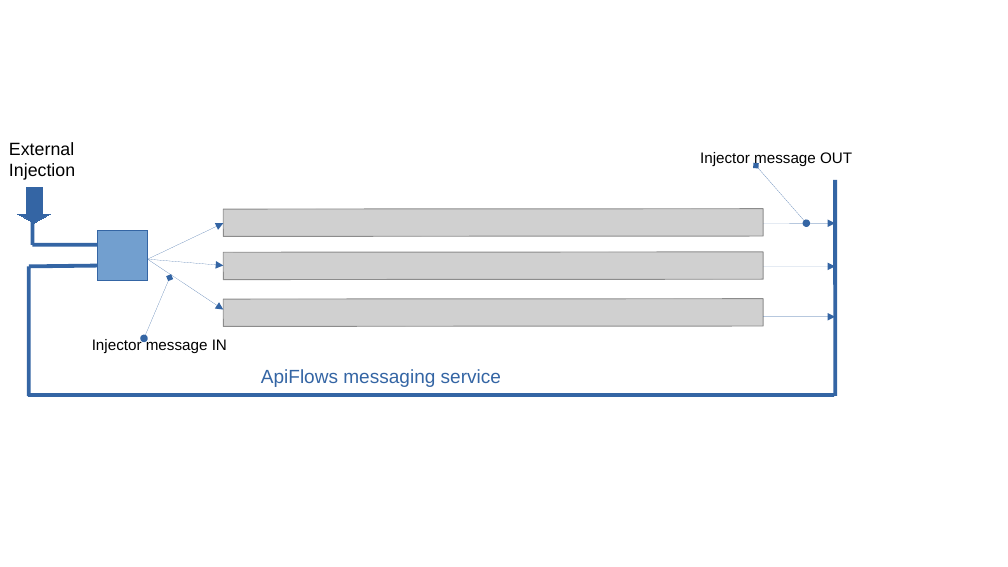
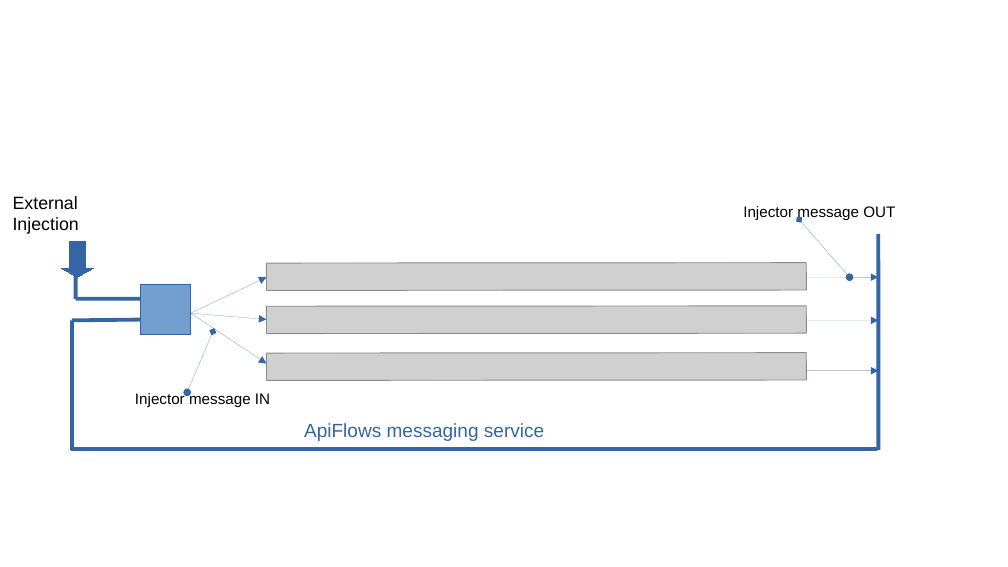
Before and after one commit to ApiValley/ApiFlows-Docs, a slide deck: slide 8 of presentation/Documentation_images_source.odp. Drawn at 1008x567 pixels with LibreOffice and Linux fonts; fonts in the diff are those of the drawing; grey boxes stand for pictures. Boxes give left, top, right and bottom in pixels: in the first picture for what was removed or moved away, otherwise in the second. Text is boxed around its words. In the diff, an @@ line names an element or a change of style, - is before the commit and + after.

```diff
--- a/presentation/Documentation_images_source.odp
+++ b/presentation/Documentation_images_source.odp
@@ text "External": place and size @@
-text "External" at [9,142,75,180]
+text "External" at [13,196,79,234]
@@ picture: place and size @@
-picture at [223,252,763,280]
+picture at [266,263,806,291]
@@ line moved from (97, 265) - (28, 266) to (141, 299) - (76, 299) @@
@@ arrow moved from (147, 259) - (223, 310) to (191, 314) - (266, 277) @@
@@ arrow moved from (764, 266) - (835, 266) to (807, 277) - (879, 277) @@
@@ line moved from (97, 245) - (32, 245) to (141, 320) - (72, 320) @@
@@ 4 lines, 3 texts, 2 double arrows, 1 down arrow, 1 rectangle, 1 arrow: place and size @@
-4 lines, 3 texts, 2 double arrows, 1 down arrow, 1 rectangle, 1 arrow at [18,152,852,396]
+4 lines, 3 texts, 2 double arrows, 1 down arrow, 1 rectangle, 1 arrow at [61,206,895,450]
@@ arrow moved from (147, 259) - (223, 223) to (191, 314) - (266, 364) @@
@@ picture: place and size @@
-picture at [223,299,763,327]
+picture at [266,306,806,334]
@@ arrow moved from (764, 316) - (835, 316) to (807, 320) - (879, 320) @@
@@ picture: place and size @@
-picture at [223,209,763,237]
+picture at [266,353,806,381]
@@ arrow moved from (764, 223) - (835, 223) to (807, 371) - (879, 371) @@
```
Also in this commit, not shown: 1 other slide changed, 2 other files.
